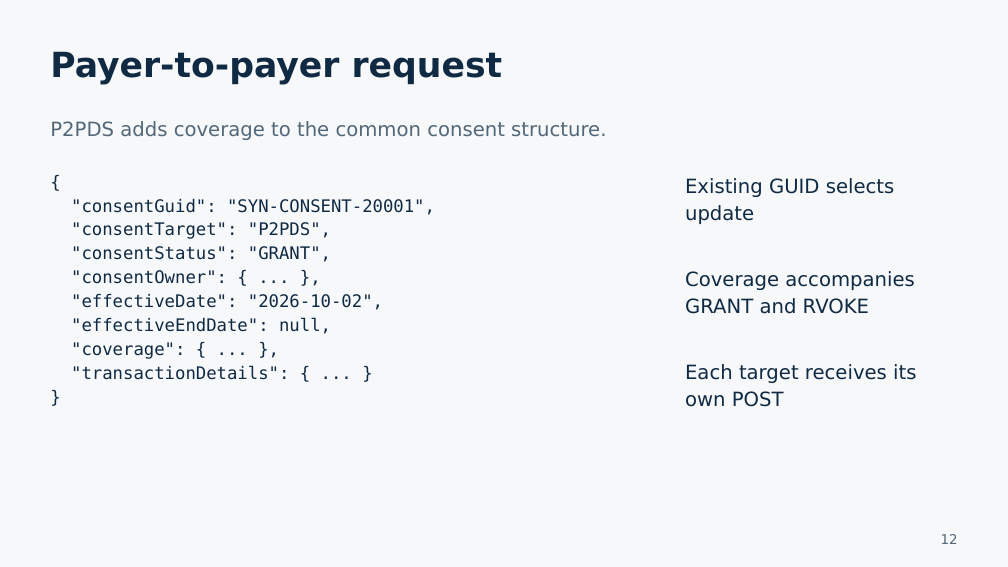
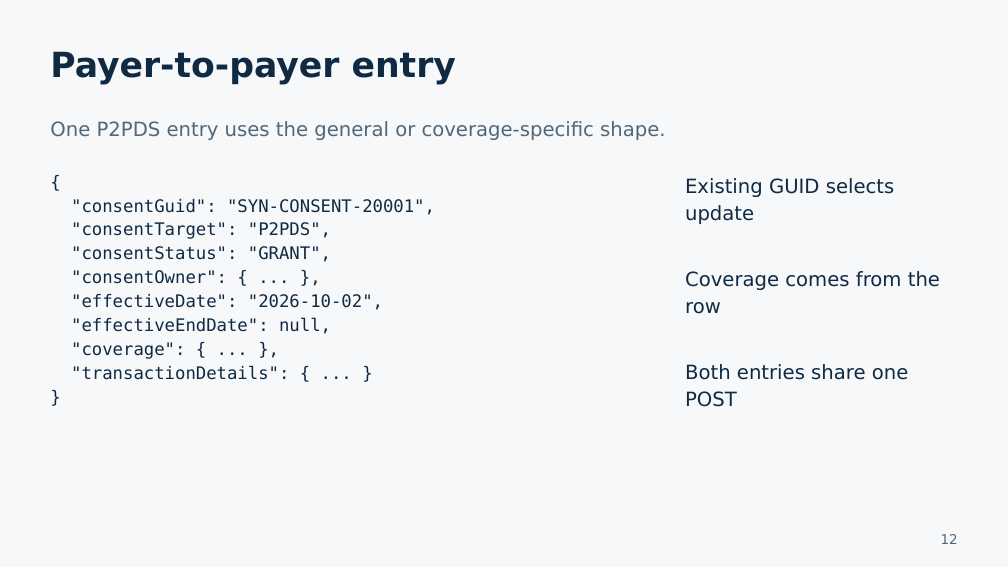
Before and after one commit to jenbrick/fileadapter, a slide deck: slide 12 of docs/presentations/File_Adapter_POC_Developer_Walkthrough.pptx. Drawn at 1008x567 pixels with LibreOffice and Linux fonts; fonts in the diff are those of the drawing. Boxes give left, top, right and bottom in pixels: in the first picture for what was removed or moved away, otherwise in the second. Text is boxed around its words. In the diff, an @@ line names an element or a change of style, - is before the commit and + after.

Commit message:
Send one combined consent array per member row
Stage and POST one JSON array containing at most one provider and one payer entry. Preserve the complete member array and its idempotency key through retries, support the general payer shape without coverage, and pause unfinished legacy split-object LIVE runs.

Update multi-format expected requests, previews, mock services, Mermaid architecture, guides and developer PowerPoint.

Validation: 103 tests pass; packaged multi-format previews and whole-array HTTP retry/resume verified.

```diff
--- a/docs/presentations/File_Adapter_POC_Developer_Walkthrough.pptx
+++ b/docs/presentations/File_Adapter_POC_Developer_Walkthrough.pptx
@@ text at (x1=50, y1=51, x2=456, y2=84): text changed @@
-Payer-to-payer request
+Payer-to-payer entry
@@ text at (x1=50, y1=121, x2=665, y2=140): text changed @@
-P2PDS adds coverage to the common consent structure.
+One P2PDS entry uses the general or coverage-specific shape.
@@ text at (x1=685, y1=271, x2=940, y2=314): text changed @@
-Coverage accompanies GRANT and RVOKE
+Coverage comes from the row
@@ text at (x1=685, y1=364, x2=909, y2=407): text changed @@
-Each target receives its own POST
+Both entries share one POST
```
Also in this commit, not shown: 15 other slides changed, 23 other files.
